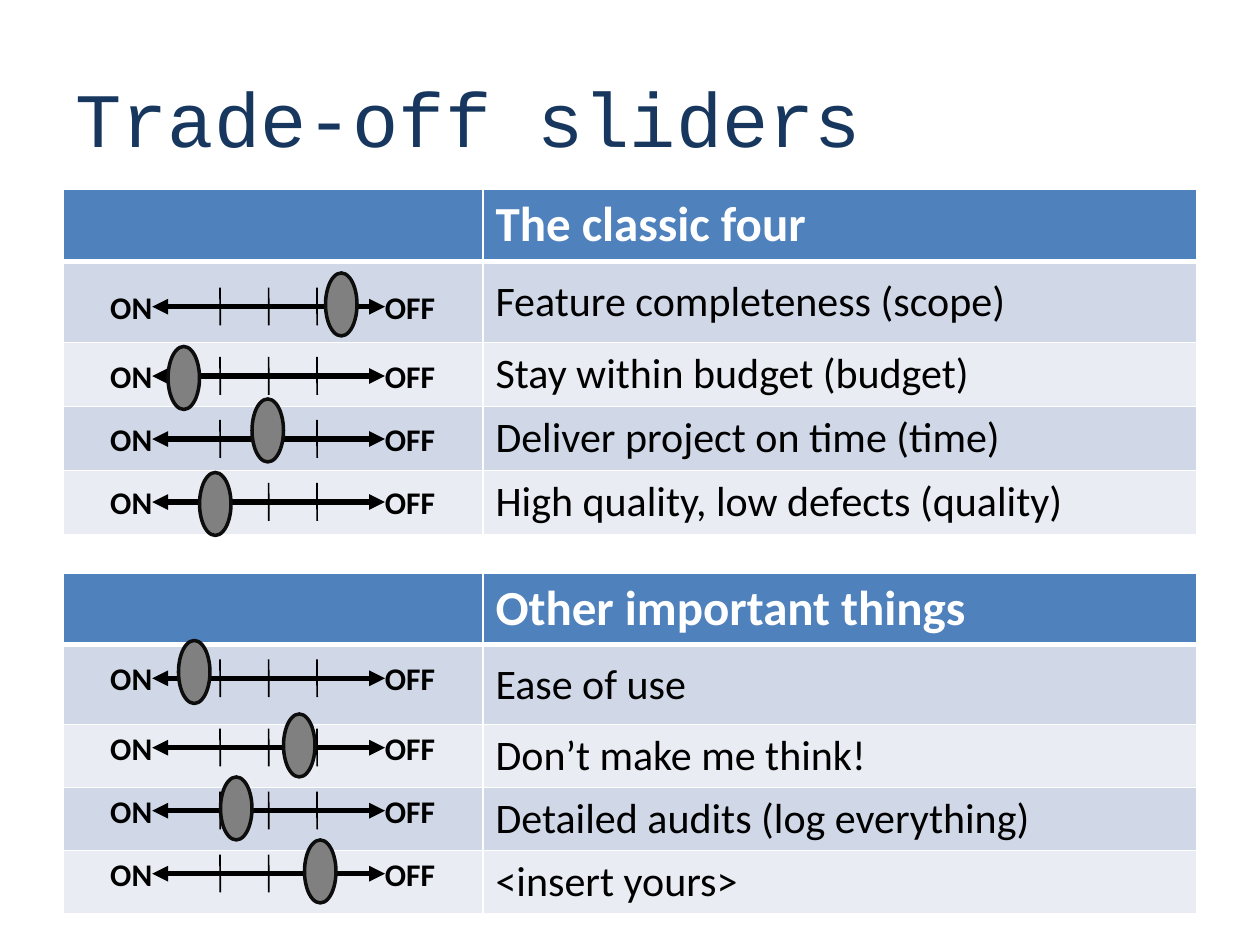
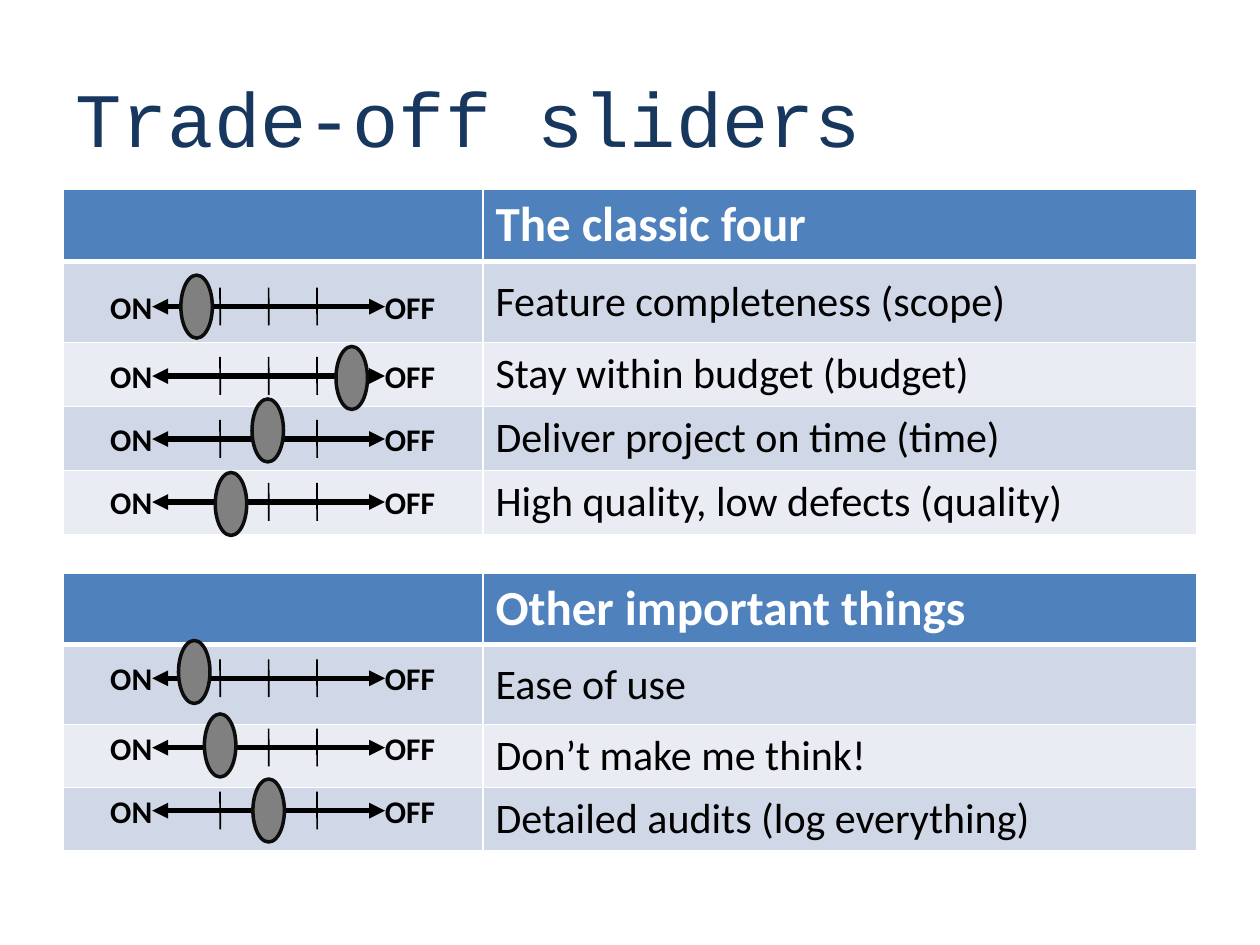
Before and after one commit to class-snct-rikitakelab/SmartGreenhousing, a slide deck: slide 11 of inception-deck-06-29.pptx. Drawn at 1260x945 pixels with LibreOffice and Linux fonts; fonts in the diff are those of the drawing. Boxes give left, top, right and bottom in pixels: in the first picture for what was removed or moved away, otherwise in the second. Text is boxed around its words. In the diff, an @@ line names an element or a change of style, - is before the commit and + after.

```diff
--- a/inception-deck-06-29.pptx
+++ b/inception-deck-06-29.pptx
@@ ellipse: place and size @@
-ellipse at (325, 273, 357, 336)
+ellipse at (181, 275, 213, 338)
@@ ellipse: place and size @@
-ellipse at (168, 346, 199, 410)
+ellipse at (336, 346, 368, 410)
@@ ellipse: place and size @@
-ellipse at (199, 472, 231, 536)
+ellipse at (215, 472, 247, 536)
@@ table at (63, 573, 1197, 850) @@
-row 5:  | <insert yours>
@@ ellipse: place and size @@
-ellipse at (284, 714, 315, 777)
+ellipse at (204, 714, 236, 777)
@@ ellipse: place and size @@
-ellipse at (220, 777, 252, 840)
+ellipse at (253, 779, 285, 842)
@@ ellipse removed at (305, 840, 336, 903) @@
@@ group removed at (110, 854, 435, 892): 3 lines, 2 texts, 1 double arrow @@
-ON
-OFF
```
Also in this commit, not shown: 4 other slides changed, 1 slide added, 2 slides removed, 1 other file.
